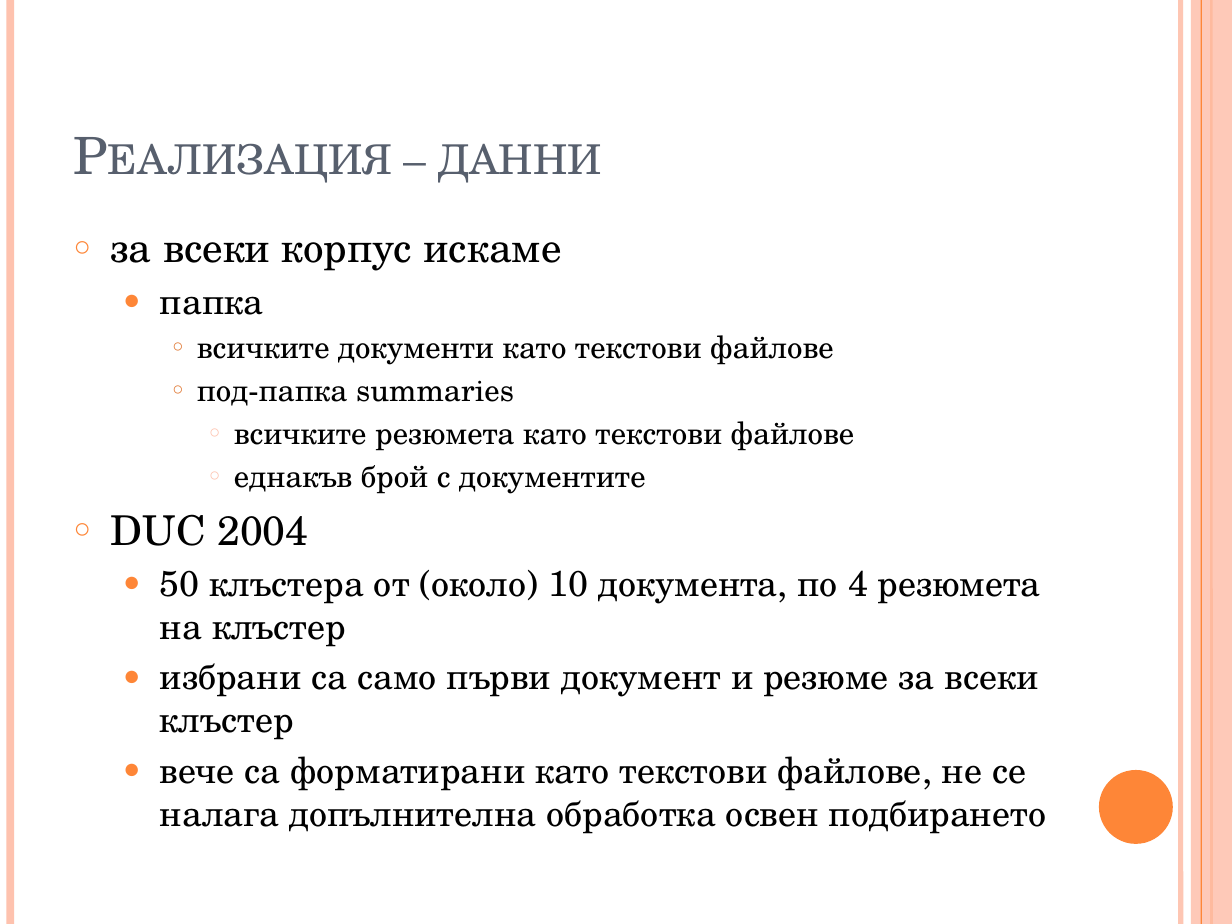
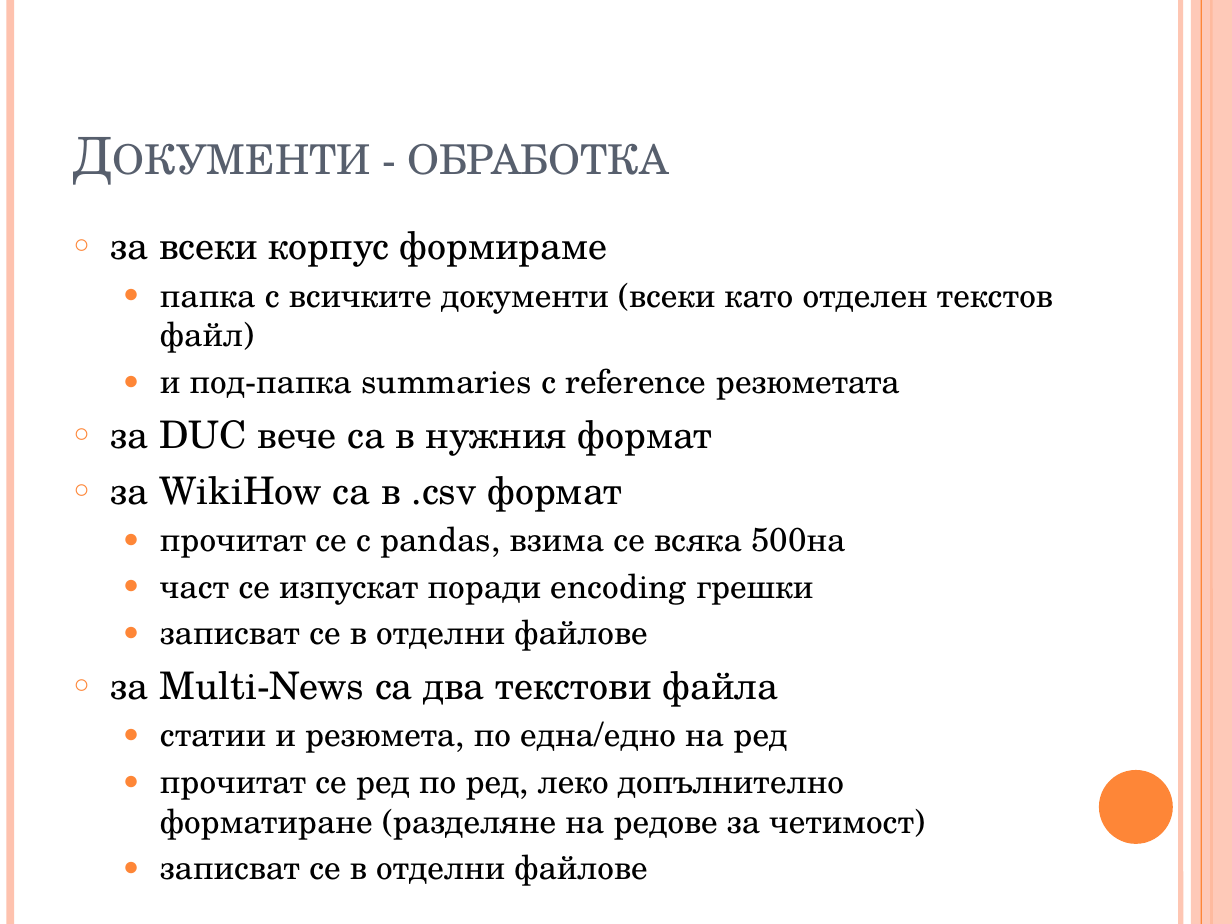
Before and after one commit to trvulkov/NLP-IE-project, a slide deck: slide 6 of presentation.pptx (slide 17 before the commit). Drawn at 1232x924 pixels with LibreOffice and Linux fonts; fonts in the diff are those of the drawing. Boxes give left, top, right and bottom in pixels: in the first picture for what was removed or moved away, otherwise in the second. Text is boxed around its words. In the diff, an @@ line names an element or a change of style, - is before the commit and + after.

```diff
--- a/presentation.pptx
+++ b/presentation.pptx
@@ title at (408,143,669,175): text changed @@
-Реализация – данни
+Документи - обработка
@@ text at (111,231,1053,886): text changed; size 21 to 19.4 pt @@
-○ за всеки корпус искаме
-  ● папка
-    ○ всичките документи като текстови файлове
-    ○ под-папка summaries
-      ○ всичките резюмета като текстови файлове
-      ○ еднакъв брой с документите
-○ DUC 2004
-  ● 50 клъстера от (около) 10 документа, по 4 резюмета на клъстер
-  ● избрани са само първи документ и резюме за всеки клъстер
-  ● вече са форматирани като текстови файлове, не се налага допълнителна обработка освен подбирането
+○ за всеки корпус формираме
+  ● папка с всичките документи (всеки като отделен текстов файл)
+  ● и под-папка summaries с reference резюметата
+○ за DUC вече са в нужния формат
+○ за WikiHow са в .csv формат
+  ● прочитат се с pandas, взима се всяка 500на
+  ● част се изпускат поради encoding грешки
+  ● записват се в отделни файлове
+○ за Multi-News са два текстови файла
+  ● статии и резюмета, по една/едно на ред
+  ● прочитат се ред по ред, леко допълнително форматиране (разделяне на редове за четимост)
+  ● записват се в отделни файлове
```
Also in this commit, not shown: 7 other slides changed, 16 slides removed, 1 other file.
